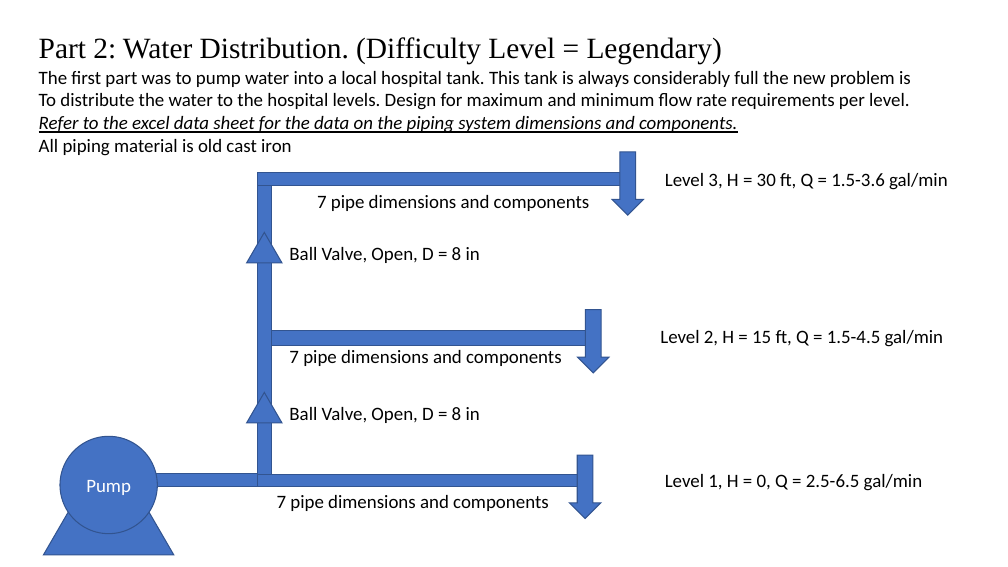
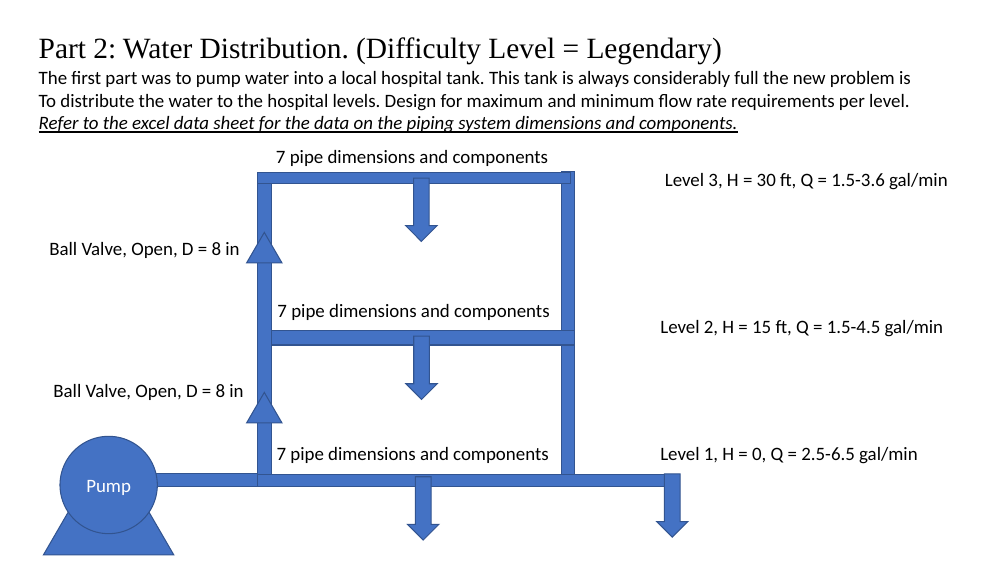
Before and after one commit to smohler/ME322-S20, a slide deck: slide 3 of projects/Project-1.pptx. Drawn at 1008x567 pixels with LibreOffice and Linux fonts; fonts in the diff are those of the drawing. Boxes give left, top, right and bottom in pixels: in the first picture for what was removed or moved away, otherwise in the second. Text is boxed around its words. In the diff, an @@ line names an element or a change of style, - is before the commit and + after.

```diff
--- a/projects/Project-1.pptx
+++ b/projects/Project-1.pptx
@@ text at box(39, 139, 291, 156): paragraph removed @@
-All piping material is old cast iron
@@ text "7 pipe dimensions and components": place and size @@
-text "7 pipe dimensions and components" at box(317, 195, 590, 211)
+text "7 pipe dimensions and components" at box(276, 150, 549, 166)
@@ rectangle: place and size @@
-rectangle at box(258, 172, 633, 185)
+rectangle at box(258, 172, 571, 183)
@@ down arrow: place and size @@
-down arrow at box(613, 152, 644, 216)
+down arrow at box(406, 178, 437, 242)
@@ rectangle added at box(561, 172, 575, 486), fill #4472C4, outline #325491 1 pt @@
@@ text "Ball Valve, Open, D = ...": place and size @@
-text "Ball Valve, Open, D = ..." at box(289, 247, 480, 263)
+text "Ball Valve, Open, D = ..." at box(49, 242, 239, 258)
@@ text "7 pipe dimensions and components": place and size @@
-text "7 pipe dimensions and components" at box(289, 350, 562, 366)
+text "7 pipe dimensions and components" at box(277, 304, 550, 320)
@@ text "Level 2, H = 15 ...": place and size @@
-text "Level 2, H = 15 ..." at box(660, 330, 944, 347)
+text "Level 2, H = 15 ..." at box(660, 320, 944, 337)
@@ rectangle: place and size @@
-rectangle at box(258, 330, 594, 346)
+rectangle at box(258, 330, 575, 346)
@@ down arrow: place and size @@
-down arrow at box(578, 309, 609, 373)
+down arrow at box(406, 337, 437, 400)
@@ text "Ball Valve, Open, D = ...": place and size @@
-text "Ball Valve, Open, D = ..." at box(289, 407, 480, 423)
+text "Ball Valve, Open, D = ..." at box(53, 384, 243, 400)
@@ text "7 pipe dimensions and components": place and size @@
-text "7 pipe dimensions and components" at box(277, 495, 549, 511)
+text "7 pipe dimensions and components" at box(277, 447, 549, 463)
@@ text "Level 1, H = 0, ...": place and size @@
-text "Level 1, H = 0, ..." at box(665, 474, 923, 491)
+text "Level 1, H = 0, ..." at box(660, 447, 918, 464)
@@ rectangle: place and size @@
-rectangle at box(258, 475, 585, 487)
+rectangle at box(258, 475, 666, 486)
@@ down arrow: place and size @@
-down arrow at box(569, 455, 600, 519)
+down arrow at box(408, 477, 439, 541)
@@ down arrow added at box(657, 474, 688, 538), fill #4472C4, outline #325491 1 pt @@
```
Also in this commit, not shown: 3 other files.
